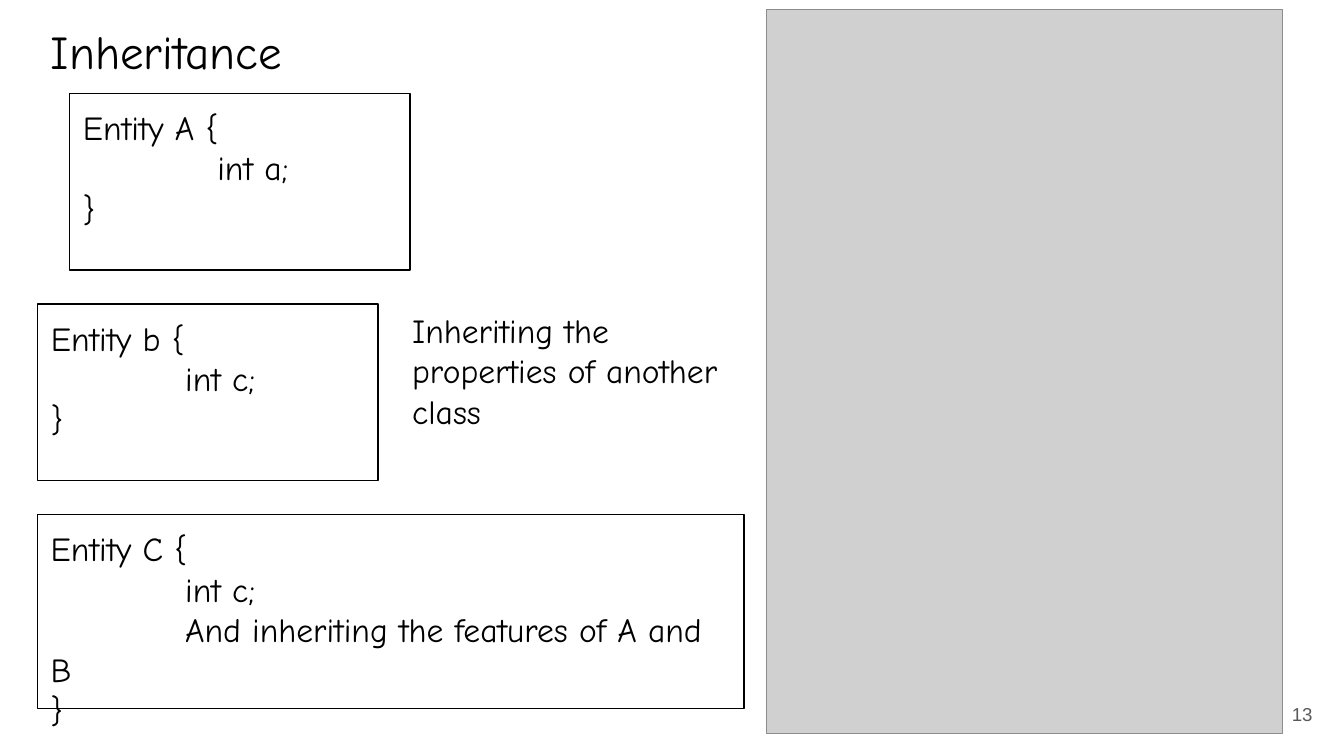
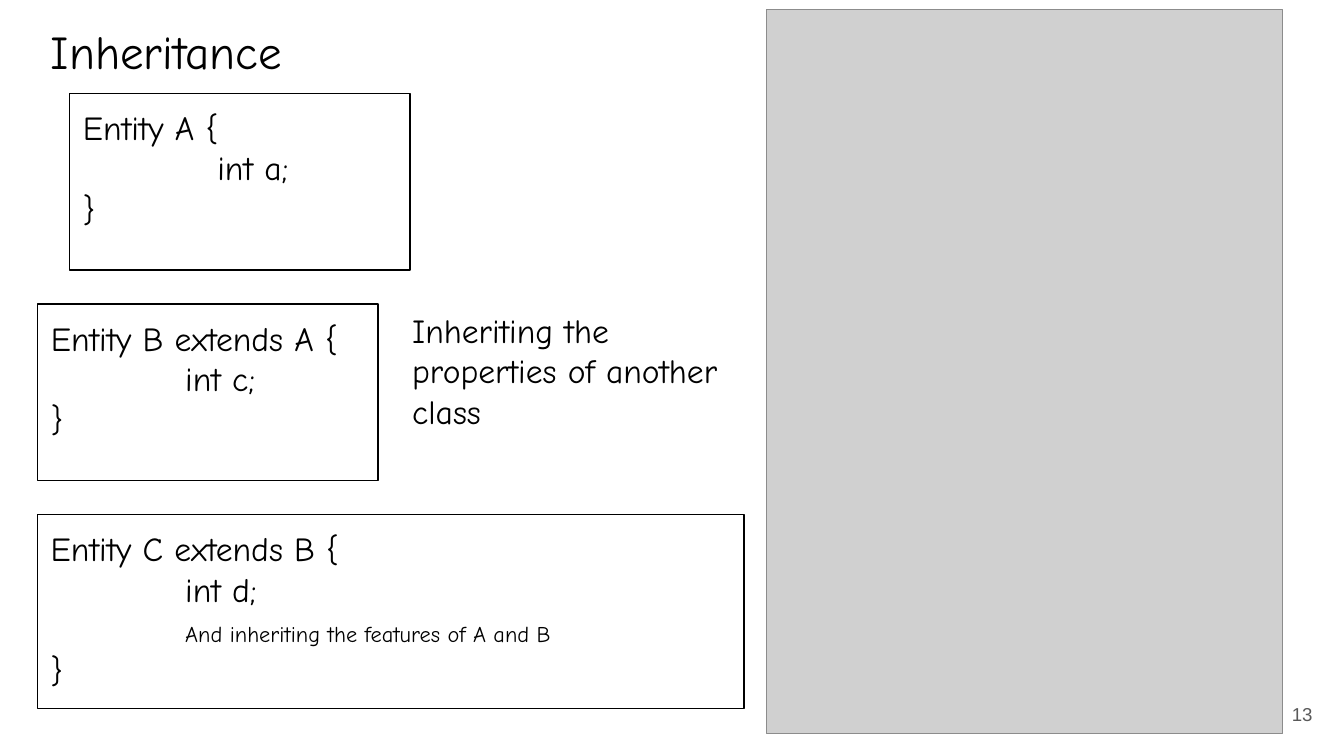
Before and after one commit to rizveeredwan/course-contents, a slide deck: slide 13 of CSE-2102/Slides/Lec 1.pptx. Drawn at 1344x756 pixels with LibreOffice and Linux fonts; fonts in the diff are those of the drawing; grey boxes stand for pictures. Boxes give left, top, right and bottom in pixels: in the first picture for what was removed or moved away, otherwise in the second. Text is boxed around its words. In the diff, an @@ line names an element or a change of style, - is before the commit and + after.

Commit message:
improved Lecture 1

```diff
--- a/CSE-2102/Slides/Lec 1.pptx
+++ b/CSE-2102/Slides/Lec 1.pptx
@@ text in rectangle at [51, 328, 314, 358]: text changed @@
-Entity b {
+Entity B extends A {
@@ text in rectangle at [51, 538, 315, 605]: text changed @@
-Entity C {
-int c;
+Entity C extends B {
+int d;
@@ text in rectangle at [185, 626, 551, 647]: size 18 to 12 pt in "And inheriting the features of A and ..." @@
```
Also in this commit, not shown: 1 slide added.
